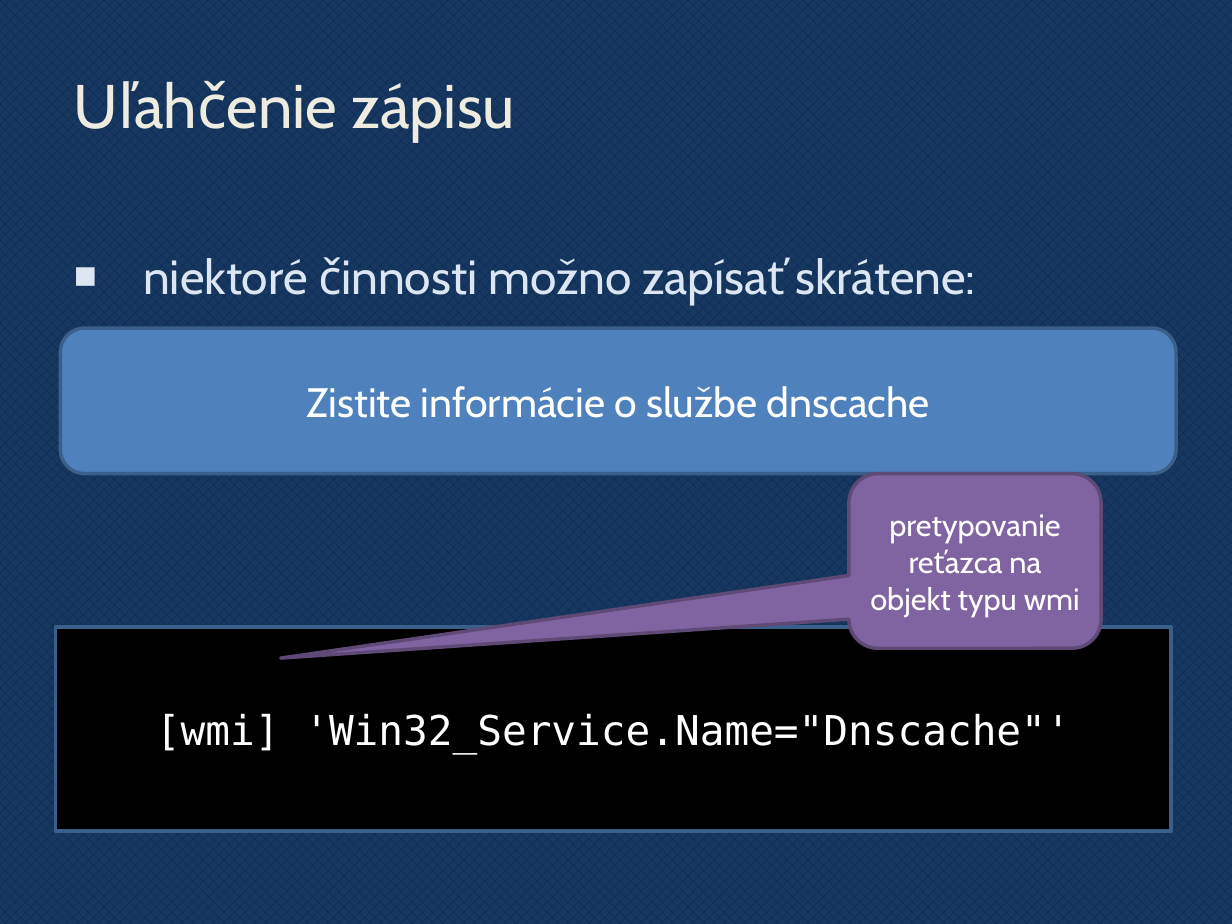
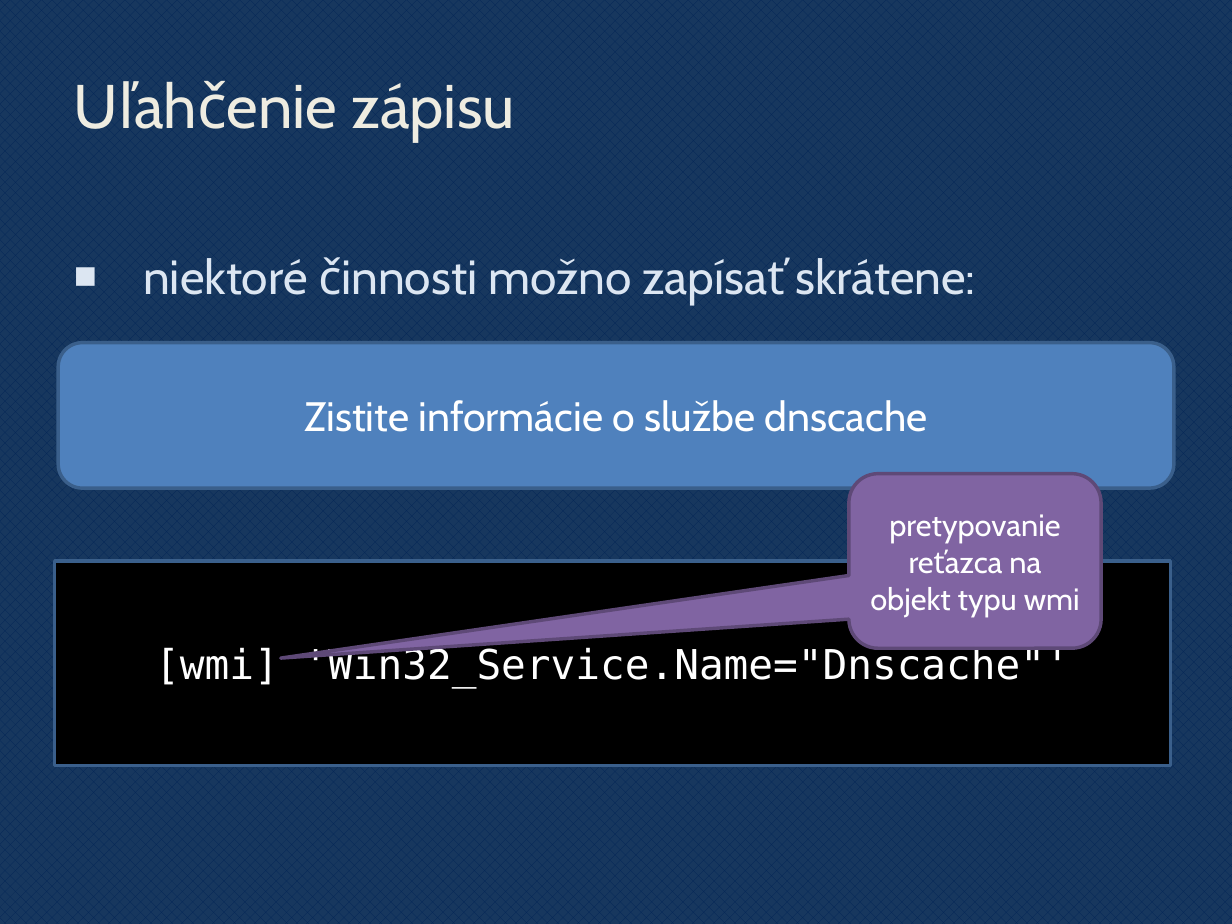
Before and after one commit to novotnyr/powershell-cvicebnica, a slide deck: slide 86 of slides/powershell.pptx. Drawn at 1232x924 pixels with LibreOffice and Linux fonts; fonts in the diff are those of the drawing; background and template pictures are left out. Boxes give left, top, right and bottom in pixels: in the first picture for what was removed or moved away, otherwise in the second. Text is boxed around its words. In the diff, an @@ line names an element or a change of style, - is before the commit and + after.

```diff
--- a/slides/powershell.pptx
+++ b/slides/powershell.pptx
@@ rounded rectangle "Zistite informácie o službe dnscache": place and size @@
-rounded rectangle "Zistite informácie o službe dnscache" at (60,328,1177,473)
+rounded rectangle "Zistite informácie o službe dnscache" at (58,342,1174,488)
@@ rectangle "[wmi] 'Win32_Service.Name="Dnscache"'": place and size @@
-rectangle "[wmi] 'Win32_Service.Name="Dnscache"'" at (55,627,1172,832)
+rectangle "[wmi] 'Win32_Service.Name="Dnscache"'" at (54,561,1170,765)
```
Also in this commit, not shown: 19 other slides changed, 2 slides added, 1 slide removed, 1 other file.
